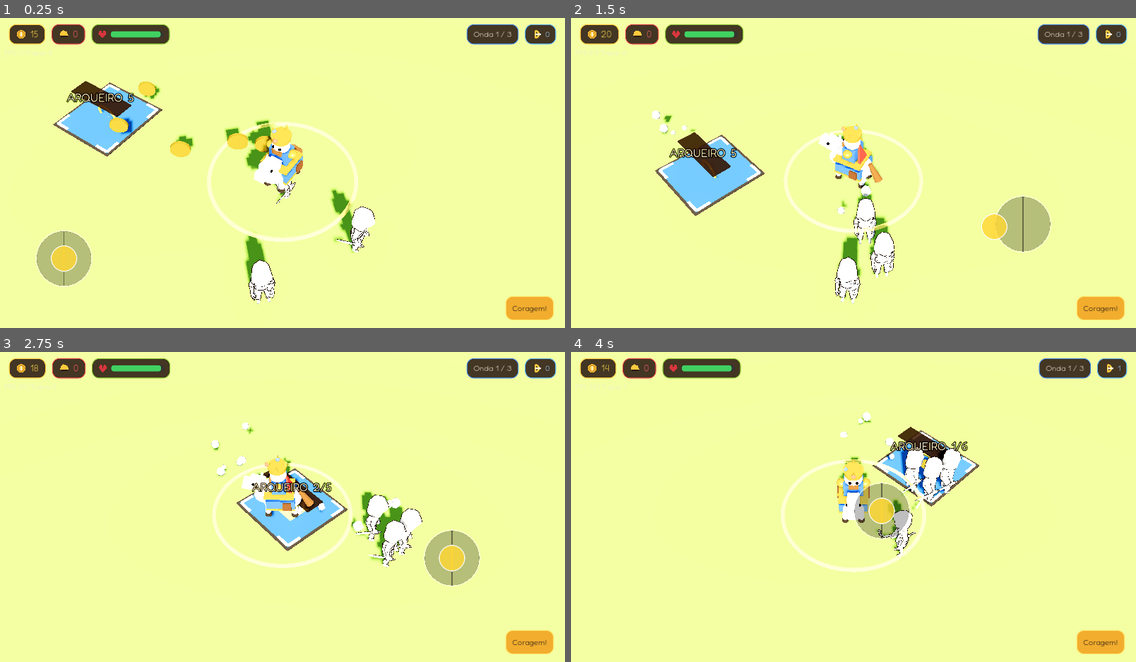
Above: before the commit, frames 1-4 (two rows, left to right).
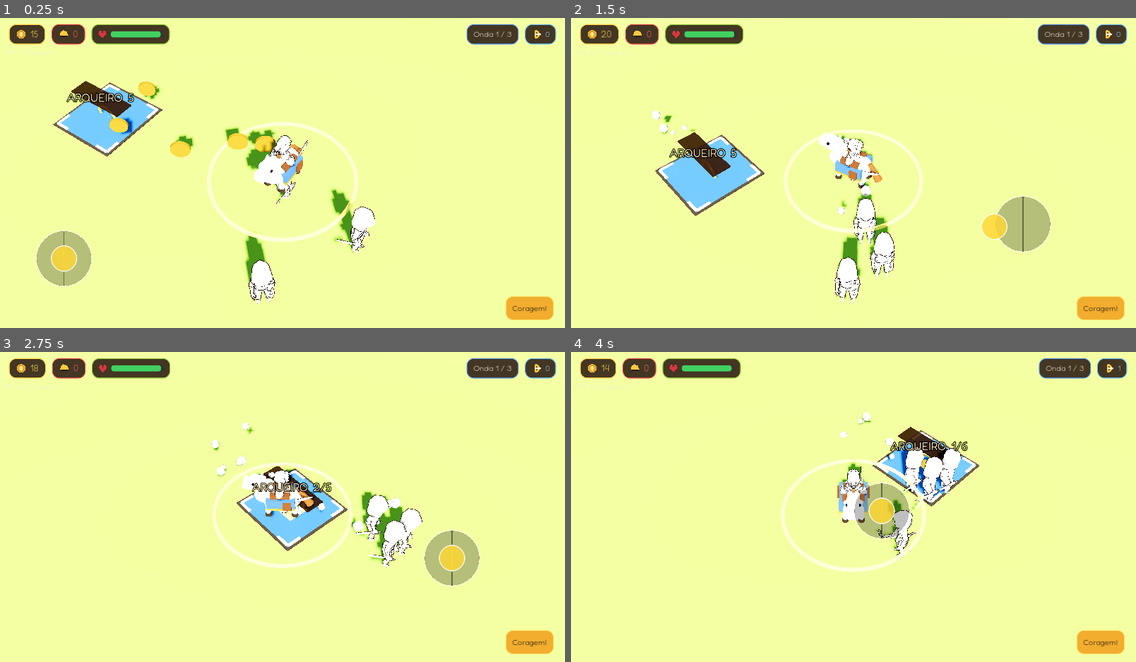
Above: after the commit, the same moments.

Repository: JonathasHenrique/reino-pequenino
Game: Godot game, scene res://scenes/stages/StageCoreTest.tscn
Same seed, same stepped clock (60 frames per second), same inputs: the game is played once before the commit and once after it. This scene is started directly instead of the project's main scene.
Inputs (mouse positions are in pixels of both pictures, inside the frame that each line leads up to):
- Up to frame 1 (0.25 s): no input
- Up to frame 2 (1.5 s): move the mouse to (825, 241) at 0.52 s; hold Up (ui_up) 0.53-1.25 s; click (825, 241) at 0.67 s; tap Space at 0.77 s; drag from (1023, 225) to (825, 241) at 1.27 s
- Up to frame 3 (2.75 s): move the mouse to (113, 463) at 2.02 s; hold Left (ui_left) from 2.03 s (still down)
- Up to frame 4 (4 s): release Left (ui_left) at 2.75 s; drag from (881, 510) to (684, 463) at 2.77 s; move the mouse to (768, 432) at 3.52 s; hold Down (ui_down) from 3.53 s (still down); tap Space at 3.77 s

The runs differ from the first frame. In frame 1, 0.7% of the frame differs, in the area x 45-55%, y 32-52%; in frame 2, 0.6%; in frame 3, 0.6%; in frame 4, 0.6%.

Commit message:
feat: atualizar visual do Rei com Warrior CC0

Diff:
--- /dev/null
+++ b/assets/models/characters/QuaterniusWarrior.tscn
@@ -0,0 +1,13 @@
+[gd_scene load_steps=3 format=3]
+
+[ext_resource type="ArrayMesh" path="res://assets/models/characters/quaternius/Warrior.obj" id="1_warrior"]
+[ext_resource type="Script" path="res://scripts/props/StyleImportedModel.gd" id="2_style"]
+
+[node name="QuaterniusWarrior" type="Node3D"]
+script = ExtResource("2_style")
+fallback_color = Color(0.16, 0.42, 0.88, 1)
+
+[node name="WarriorMesh" type="MeshInstance3D" parent="."]
+mesh = ExtResource("1_warrior")
+scale = Vector3(0.68, 0.68, 0.68)
+rotation_degrees = Vector3(0, 180, 0)
--- a/scenes/entities/King.tscn
+++ b/scenes/entities/King.tscn
@@ -1,8 +1,10 @@
-[gd_scene load_steps=38 format=3]
+[gd_scene load_steps=40 format=3]
 
 [ext_resource type="Script" path="res://scripts/entities/King.gd" id="1_king"]
 [ext_resource type="Script" path="res://scripts/entities/CoinStack.gd" id="2_stack"]
 [ext_resource type="Script" path="res://scripts/entities/SpoilStack.gd" id="3_spoil"]
+[ext_resource type="Script" path="res://scripts/entities/RiderUpgrade.gd" id="4_rider_upgrade"]
+[ext_resource type="PackedScene" path="res://assets/models/characters/QuaterniusWarrior.tscn" id="5_warrior"]
 
 [sub_resource type="CapsuleShape3D" id="CapsuleShape3D_king"]
 radius = 0.85
@@ -309,6 +311,7 @@
 surface_material_override/0 = SubResource("StandardMaterial3D_hoof")
 
 [node name="KingRider" type="Node3D" parent="Visuals"]
+script = ExtResource("4_rider_upgrade")
 
 [node name="Torso" type="MeshInstance3D" parent="Visuals/KingRider"]
 transform = Transform3D(1, 0, 0, 0, 1, 0, 0, 0, 1, 0, 1.38, 0.05)
@@ -404,3 +407,5 @@
 transform = Transform3D(1, 0, 0, 0, 0.965926, -0.258819, 0, 0.258819, 0.965926, 0, 1.35, -0.32)
 mesh = SubResource("PrismMesh_cape")
 surface_material_override/0 = SubResource("StandardMaterial3D_cape_scarlet")
+
+[node name="ImportedRider" parent="Visuals/KingRider" instance=ExtResource("5_warrior")]
--- /dev/null
+++ b/scripts/entities/RiderUpgrade.gd
@@ -0,0 +1,15 @@
+extends Node3D
+
+@export var imported_name: String = "ImportedRider"
+
+func _ready() -> void:
+	call_deferred("_swap_rider")
+
+func _swap_rider() -> void:
+	var imported := get_node_or_null(imported_name)
+	if not imported:
+		return
+	for child in get_children():
+		if child != imported and child is Node3D:
+			child.visible = false
+	imported.visible = true
Not shown, changed: CREDITS.md
